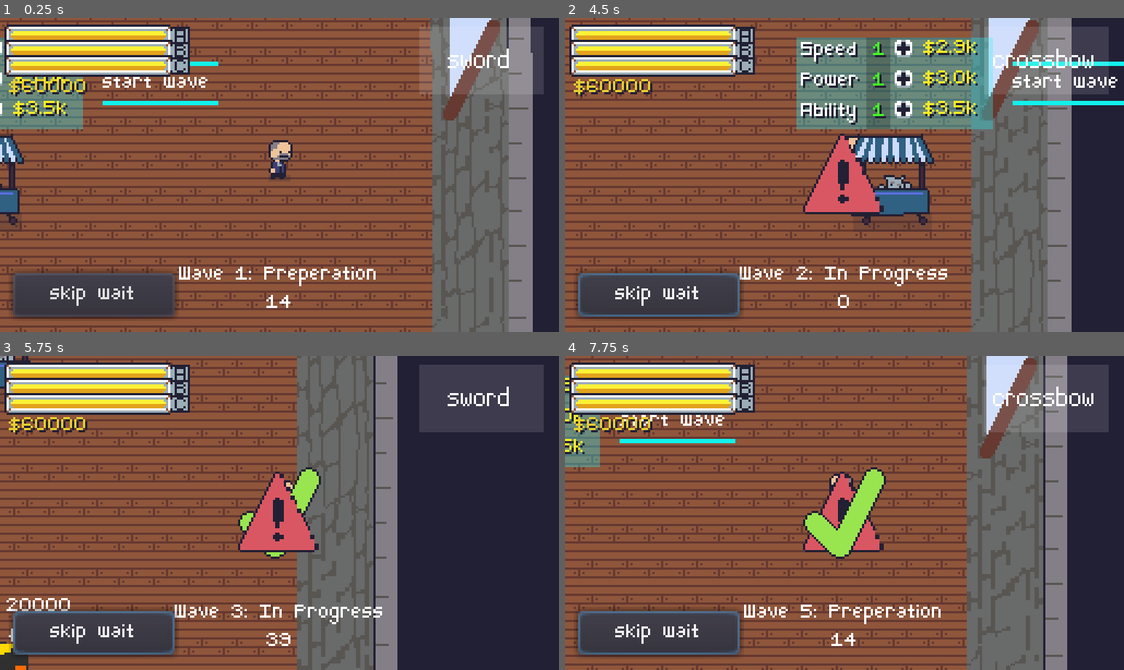
Above: before the commit, frames 1-4 (two rows, left to right).
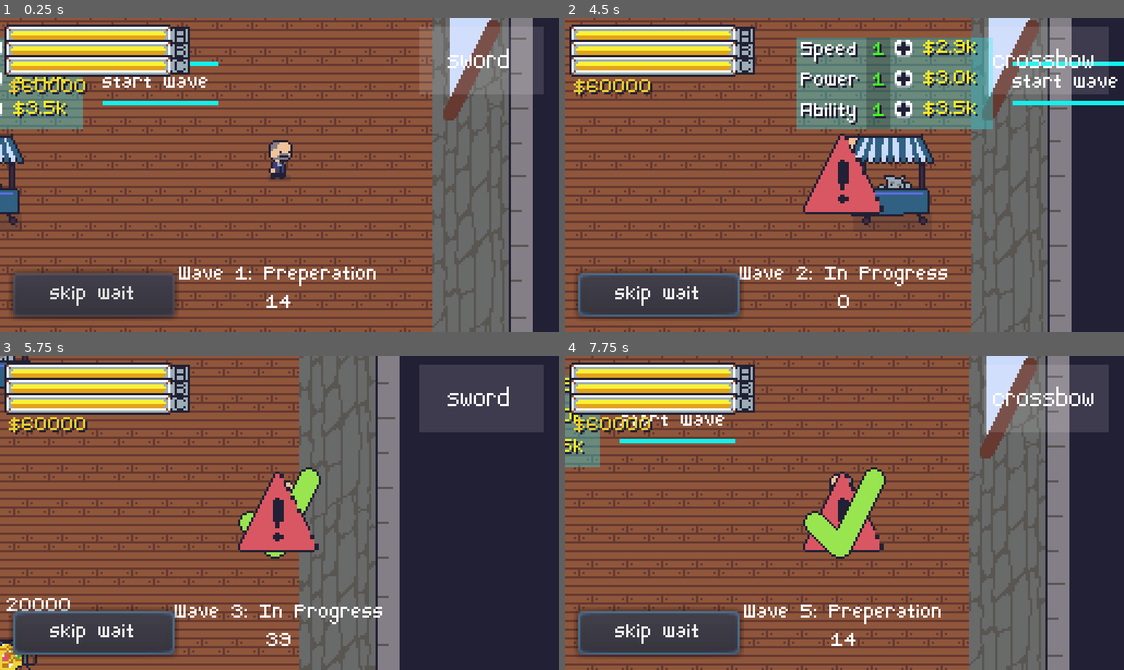
Above: after the commit, the same moments.

Repository: jiink/treasury-trouble
Game: Godot game, scene res://treasury.tscn
Same seed, same stepped clock (60 frames per second), same inputs: the game is played once before the commit and once after it.
Inputs (mouse positions are in pixels of both pictures, inside the frame that each line leads up to):
- Up to frame 1 (0.25 s): no input
- Up to frame 2 (4.5 s): click (682, 49) at 0.52 s; click "start wave" at 1.25 s; click "start wave" at 2 s; click "skip wait" at 2.75 s; click "skip wait" at 3.5 s; move the mouse to (967, 159) at 4.27 s; hold D (right) from 4.28 s (still down); tap Space (a) at 4.35 s
- Up to frame 3 (5.75 s): move the mouse to (167, 528) at 5.02 s; release D (right) at 5.03 s; hold S (down) from 5.03 s (still down); tap Space (a) at 5.1 s
- Up to frame 4 (7.75 s): move the mouse to (900, 443) at 5.77 s; release S (down) at 5.78 s; hold D (right) 5.78-6.53 s; click (900, 443) at 5.85 s; tap Space (a) at 6.05, 6.6, 7.35 s; move the mouse to (816, 575) at 6.52 s; hold W (up) 6.53-7.28 s; move the mouse to (1012, 560) at 7.27 s; hold A (left) from 7.28 s (still down)

The runs differ from the first frame. In frame 1, 0.6% of the frame differs, in the area x 76-96%, y 0-100%; in frame 2, 0.5%; in frame 3, 1.8%, in the area x 0-72%, y 0-100%; in frame 4, 1.6%.

Commit message:
things

Diff:
--- a/battle_manager.gd
+++ b/battle_manager.gd
@@ -31,6 +31,9 @@
 	match state:
 		PREP:
 			state_s = "Preperation"
+			for thing in get_tree().get_nodes_in_group("foes"):
+				thing.die()
+
 		IN_PROGRESS:
 			state_s = "In Progress"
 
--- a/gameover.gd
+++ b/gameover.gd
@@ -1,17 +1,7 @@
 extends Node2D
 
-# Declare member variables here. Examples:
-# var a = 2
-# var b = "text"
-
-# Called when the node enters the scene tree for the first time.
 func _ready():
-	pass # Replace with function body.
-
-# Called every frame. 'delta' is the elapsed time since the previous frame.
-#func _process(delta):
-#	pass
-
+	pass
 
 func _on_AnimationPlayer_animation_finished(anim_name):
 	get_tree().paused = true
--- a/room/goldpot/goldpot.gd
+++ b/room/goldpot/goldpot.gd
@@ -7,3 +7,8 @@
 	money -= amount
 	if money < 0:
 		money = 0
+
+	if money == 0:
+		$sprite.frame = 0
+	else:
+		$sprite.frame = int(round(float(money)/float(money_capacity) * 2.0)) + 1
--- a/room/goldpot/goldpot.tscn
+++ b/room/goldpot/goldpot.tscn
@@ -6,7 +6,7 @@
 [ext_resource path="res://room/goldpot/label.gd" type="Script" id=4]
 
 [sub_resource type="RectangleShape2D" id=1]
-extents = Vector2( 16, 5 )
+extents = Vector2( 19, 11 )
 
 [node name="goldpot" type="Node2D" groups=[
 "goldpots",
@@ -14,10 +14,13 @@
 script = ExtResource( 1 )
 
 [node name="sprite" type="Sprite" parent="."]
-position = Vector2( 1, -11 )
+position = Vector2( 0, -11 )
 texture = ExtResource( 2 )
+hframes = 4
+frame = 3
 
 [node name="StaticBody2D" type="StaticBody2D" parent="."]
+position = Vector2( 0, -2 )
 
 [node name="CollisionShape2D" type="CollisionShape2D" parent="StaticBody2D"]
 shape = SubResource( 1 )
--- a/treasury.tscn
+++ b/treasury.tscn
@@ -64,6 +64,7 @@
 [node name="room1" type="Sprite" parent="."]
 position = Vector2( 21, -128 )
 texture = ExtResource( 4 )
+offset = Vector2( 0.5, 0 )
 __meta__ = {
 "_edit_lock_": true
 }
@@ -174,6 +175,7 @@
 [node name="top2" type="Sprite" parent="enterancetop"]
 position = Vector2( -3, 660 )
 texture = ExtResource( 10 )
+offset = Vector2( 0.5, 0 )
 
 [node name="hud" parent="." instance=ExtResource( 11 )]
 
Binary file added: gameover/reset_button1.png
Not shown, added: gameover/reset_button1.png.import
Binary file added: gameover/reset_button2.png
Not shown, added: gameover/reset_button2.png.import
Binary file added: gameover/reset_button3.png
Not shown, added: gameover/reset_button3.png.import
Binary file changed: room/goldpot/goldpot.png
Not shown: 2 places in room/prep_icon.tscn that only renumber resources
